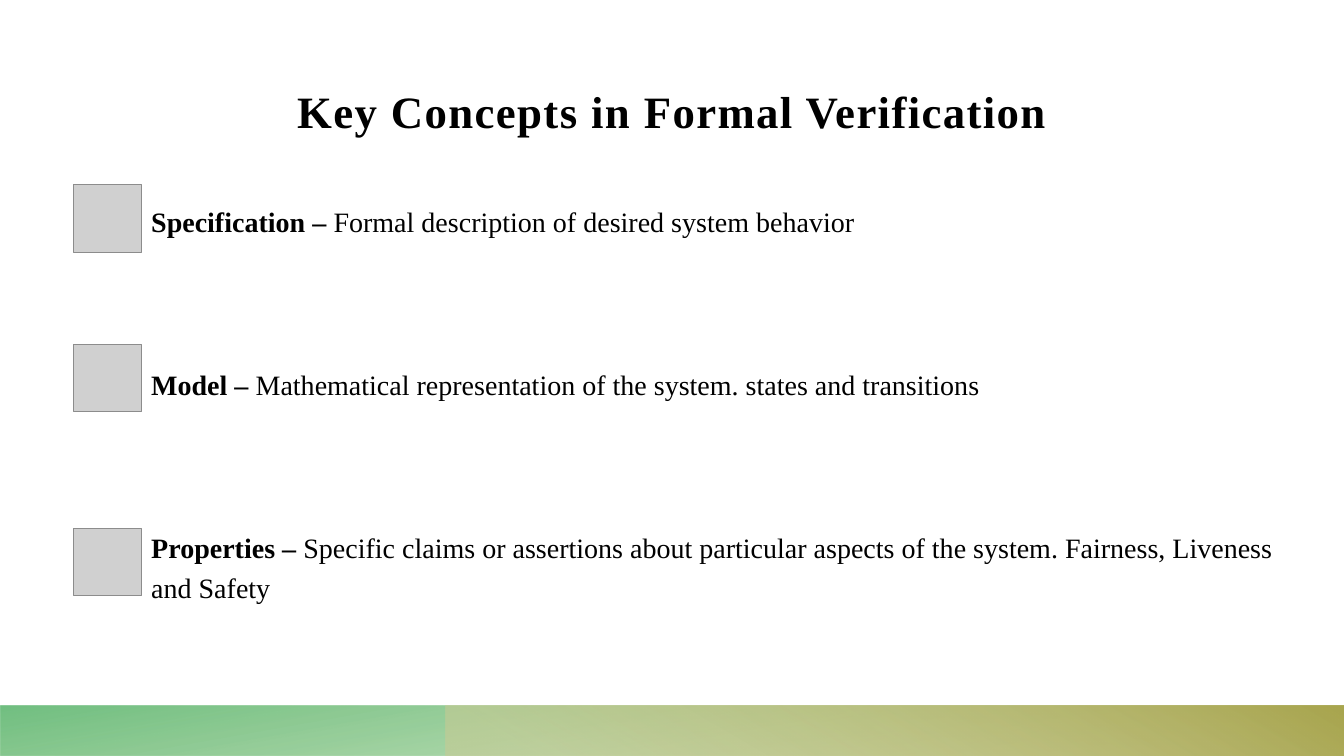
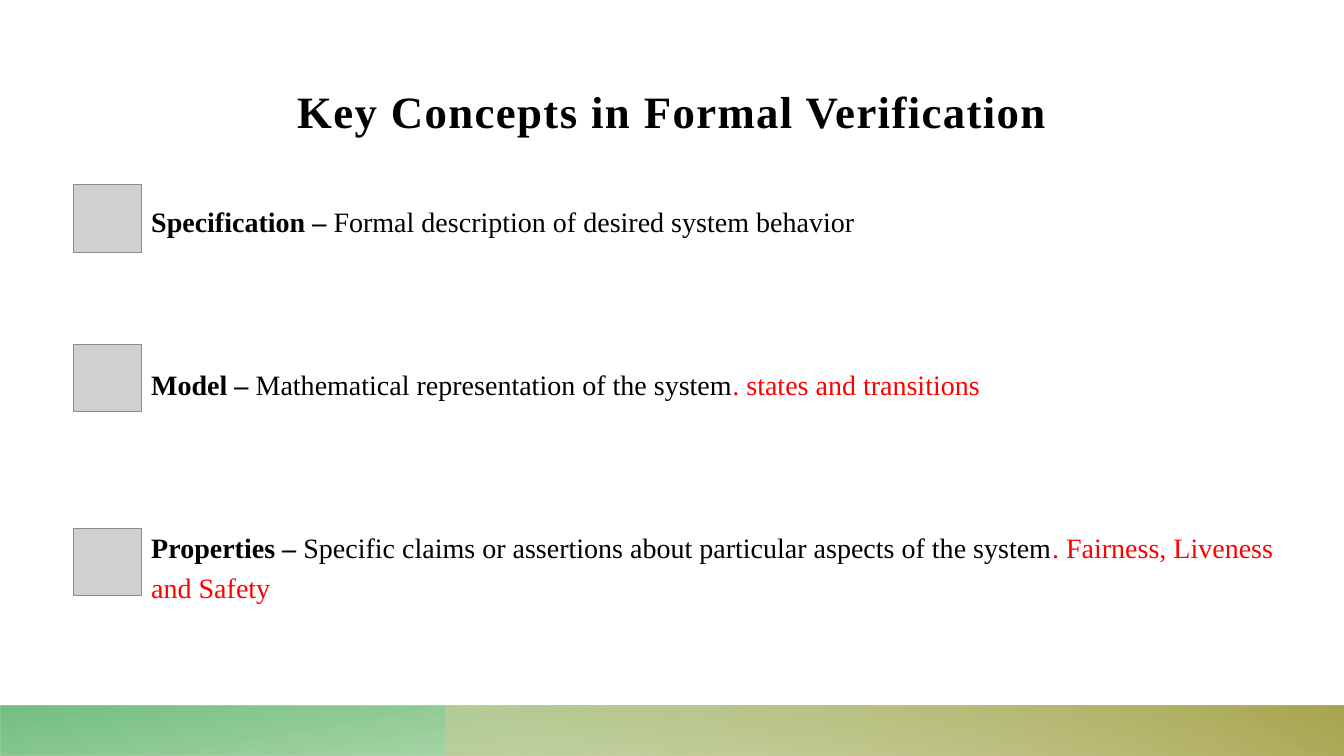
Before and after one commit to Dekel23/Sokoban-DRL, a slide deck: slide 3 of presentation.pptx. Drawn at 1344x756 pixels with LibreOffice and Linux fonts; fonts in the diff are those of the drawing; grey boxes stand for pictures. Boxes give left, top, right and bottom in pixels: in the first picture for what was removed or moved away, otherwise in the second. Text is boxed around its words. In the diff, an @@ line names an element or a change of style, - is before the commit and + after.

```diff
--- a/presentation.pptx
+++ b/presentation.pptx
@@ text at <box>151,375,1273,604</box>: text colour #000000 to #FF0000 in "system. states and transitions", "system. Fairness, Liveness and Safety" @@
```
Also in this commit, not shown: 4 other slides changed, 4 other files.
